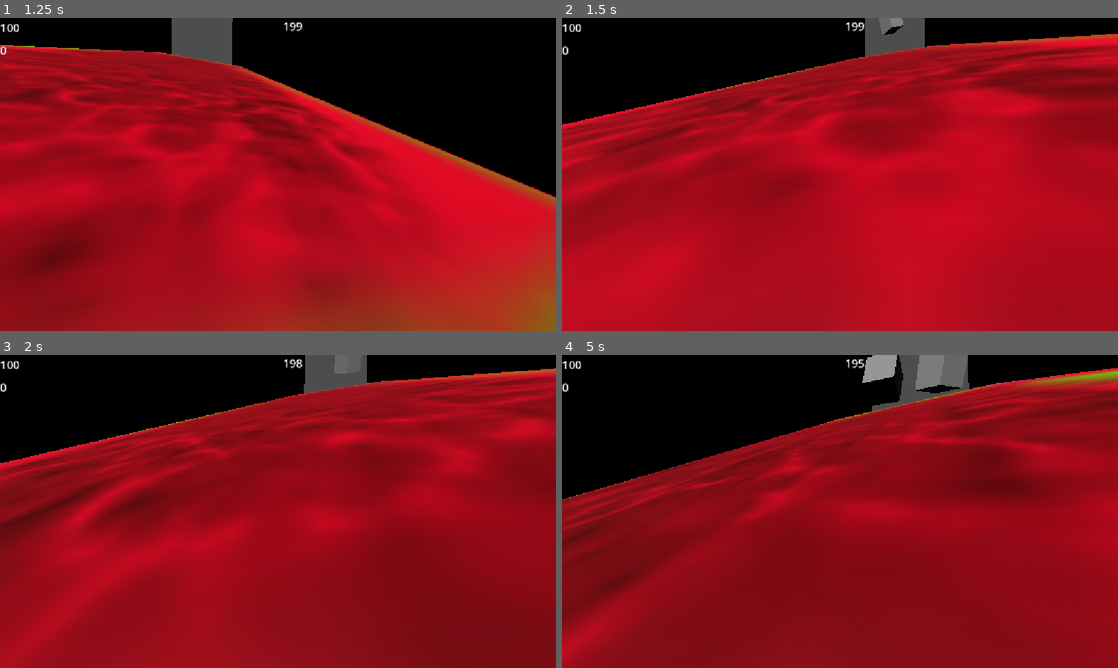
Above: before the commit, frames 1-4 (two rows, left to right).
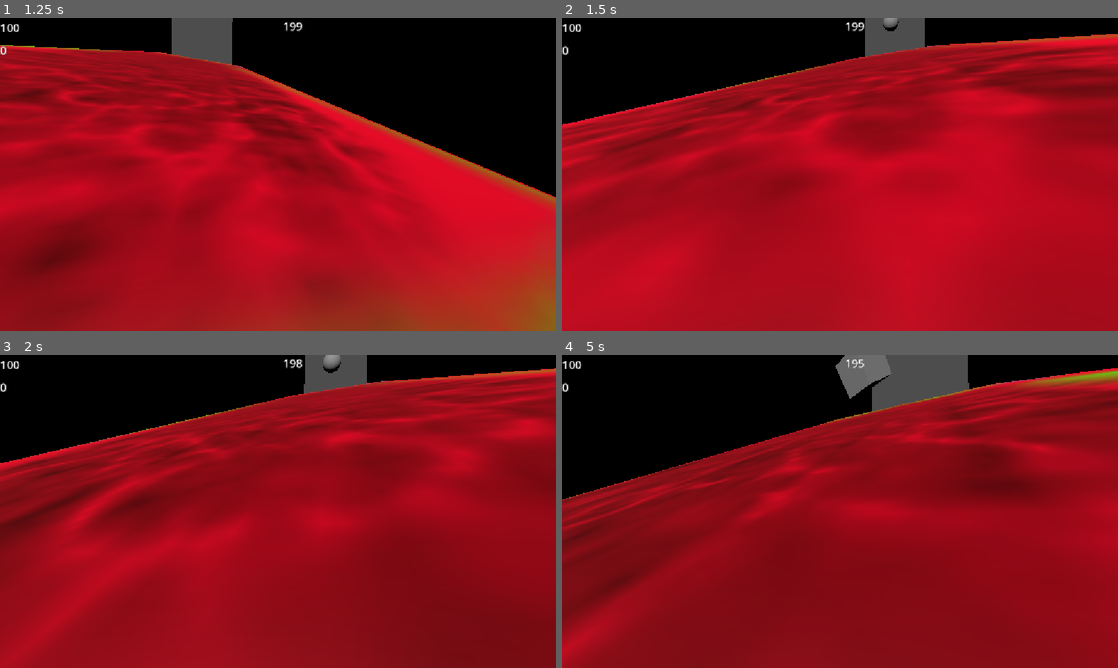
Above: after the commit, the same moments.

Repository: joeclarke9951/running-up-that-hill
Game: Godot game, scene res://Scenes/gameplay_scene.tscn
The game is run twice, just before and just after one commit, with the same random seed, the same clock (stepped at 60 frames per second) and the same inputs.
Inputs (mouse positions are in pixels of both pictures, inside the frame that each line leads up to):
- Up to frame 1 (1.25 s): tap Enter at 0.5 s; move the mouse to (305, 174) at 0.52 s; hold W (forward) from 0.53 s (still down); tap Shift (sprint) at 0.6 s; tap Space (jump) at 0.77 s
- Up to frame 2 (1.5 s): keep holding W (forward); move the mouse to (812, 174) at 1.27 s; tap Shift (sprint) at 1.35 s
- Up to frame 3 (2 s): keep holding W (forward); tap Space (jump) at 1.52 s
- Up to frame 4 (5 s): keep holding W (forward); move the mouse to (851, 505) at 2.02 s; tap Shift (sprint) every 0.75 s from 2.1 to 4.35 s; move the mouse to (834, 517) at 2.77 s; tap Space (jump) at 3.02, 3.77, 4.52 s; move the mouse to (878, 514) at 3.52 s; move the mouse to (795, 508) at 4.27 s

Frame 1 is identical in both runs. In frame 2, 0.1% of the frame differs, in the area x 57-62%, y 0-6%; in frame 3, 0.2%; in frame 4, 2.4%, in the area x 49-73%, y 0-17%.

Commit message:
added four basic trash objects + updated the spawner to randomise

Diff:
--- /dev/null
+++ b/PackedScenes/basic-trash-ball.tscn
@@ -0,0 +1,20 @@
+[gd_scene format=3 uid="uid://edgxusclakph"]
+
+[ext_resource type="PhysicsMaterial" uid="uid://cyhwtedf5nmpb" path="res://Assets/Materials/trash_physics_material.tres" id="1_q74y8"]
+
+[sub_resource type="SphereShape3D" id="SphereShape3D_0j6qb"]
+radius = 2.5
+
+[sub_resource type="SphereMesh" id="SphereMesh_3uhny"]
+radius = 2.5
+height = 5.0
+
+[node name="BasicTrashBall" type="RigidBody3D" unique_id=1786963577]
+mass = 150.0
+physics_material_override = ExtResource("1_q74y8")
+
+[node name="BasicTrashCollision" type="CollisionShape3D" parent="." unique_id=1070921279]
+shape = SubResource("SphereShape3D_0j6qb")
+
+[node name="BasicTrashMesh" type="MeshInstance3D" parent="." unique_id=1644854024]
+mesh = SubResource("SphereMesh_3uhny")
--- /dev/null
+++ b/PackedScenes/basic-trash-barrel.tscn
@@ -0,0 +1,22 @@
+[gd_scene format=3 uid="uid://c5p0o4hqv0wq0"]
+
+[ext_resource type="PhysicsMaterial" uid="uid://cyhwtedf5nmpb" path="res://Assets/Materials/trash_physics_material.tres" id="1_c1bjq"]
+
+[sub_resource type="CylinderShape3D" id="CylinderShape3D_c1bjq"]
+height = 5.0
+radius = 2.5
+
+[sub_resource type="CylinderMesh" id="CylinderMesh_3b38c"]
+top_radius = 2.5
+bottom_radius = 2.5
+height = 5.0
+
+[node name="BasicTrashBarrel" type="RigidBody3D" unique_id=1786963577]
+mass = 150.0
+physics_material_override = ExtResource("1_c1bjq")
+
+[node name="BasicTrashCollision" type="CollisionShape3D" parent="." unique_id=1070921279]
+shape = SubResource("CylinderShape3D_c1bjq")
+
+[node name="BasicTrashMesh" type="MeshInstance3D" parent="." unique_id=1644854024]
+mesh = SubResource("CylinderMesh_3b38c")
--- a/PackedScenes/basic-trash-object.tscn
+++ b/PackedScenes/basic-trash-cube.tscn
@@ -8,9 +8,9 @@
 [sub_resource type="BoxMesh" id="BoxMesh_vek3k"]
 size = Vector3(5, 5, 5)
 
-[node name="BasicTrashObject" type="RigidBody3D" unique_id=1786963577]
+[node name="BasicTrashCube" type="RigidBody3D" unique_id=1786963577]
 mass = 150.0
-physics_material_override = ExtResource("1_jk50y")
+physics_material_override = ExtResource("1_c1bjq")
 
 [node name="BasicTrashCollision" type="CollisionShape3D" parent="." unique_id=1070921279]
 shape = SubResource("BoxShape3D_vek3k")
--- /dev/null
+++ b/PackedScenes/basic-trash-pole.tscn
@@ -0,0 +1,19 @@
+[gd_scene format=3 uid="uid://dpwc5t6x41xsl"]
+
+[ext_resource type="PhysicsMaterial" uid="uid://cyhwtedf5nmpb" path="res://Assets/Materials/trash_physics_material.tres" id="1_6kplo"]
+
+[sub_resource type="CylinderShape3D" id="CylinderShape3D_q74y8"]
+height = 10.0
+
+[sub_resource type="CylinderMesh" id="CylinderMesh_0j6qb"]
+height = 10.0
+
+[node name="BasicTrashPole" type="RigidBody3D" unique_id=1786963577]
+mass = 150.0
+physics_material_override = ExtResource("1_6kplo")
+
+[node name="BasicTrashCollision" type="CollisionShape3D" parent="." unique_id=1070921279]
+shape = SubResource("CylinderShape3D_q74y8")
+
+[node name="BasicTrashMesh" type="MeshInstance3D" parent="." unique_id=1644854024]
+mesh = SubResource("CylinderMesh_0j6qb")
--- a/Scenes/trash_spawn.gd
+++ b/Scenes/trash_spawn.gd
@@ -6,10 +6,13 @@
 	# calculate the range dynamically before the object appears?
 
 @export var launch_speed = -5000
-var trash:Array[PackedScene] = [null] # save each of the trash models here and pick one at random
+var trash:Array[PackedScene] = [null, null, null, null] # save each of the trash models here and pick one at random
 
 func _ready() -> void:
-	trash[0] = preload("res://PackedScenes/basic-trash-object.tscn")
+	trash[0] = preload("res://PackedScenes/basic-trash-ball.tscn")
+	trash[1] = preload("res://PackedScenes/basic-trash-barrel.tscn")
+	trash[2] = preload("res://PackedScenes/basic-trash-cube.tscn")
+	trash[3] = preload("res://PackedScenes/basic-trash-pole.tscn")
 
 func _process(_delta: float) -> void:
 	if Input.is_action_just_pressed("debug"):
@@ -25,4 +28,4 @@
 
 
 func _on_trash_timer_timeout() -> void:
-	spawn_trash(0)
+	spawn_trash(randi_range(0,3))
Not shown: 1 places in PackedScenes/basic-trash-cube.tscn that only renumber resources
